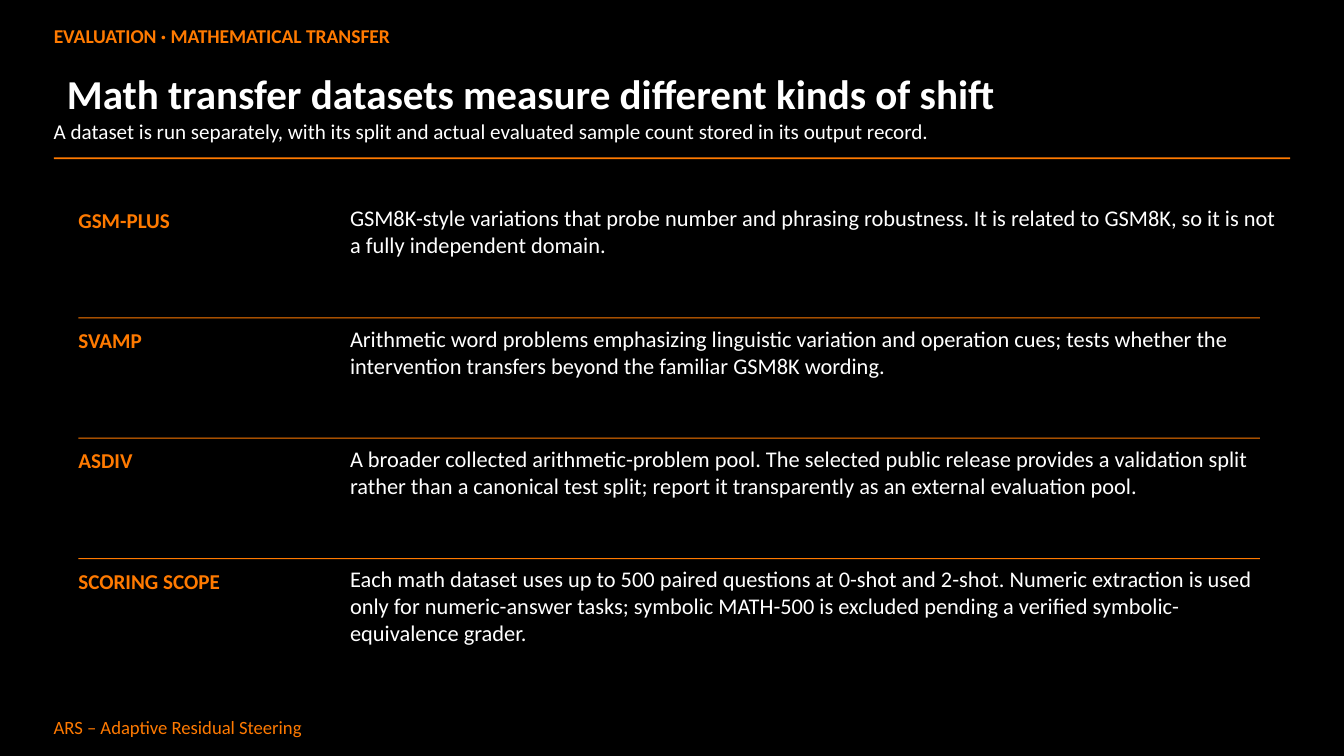
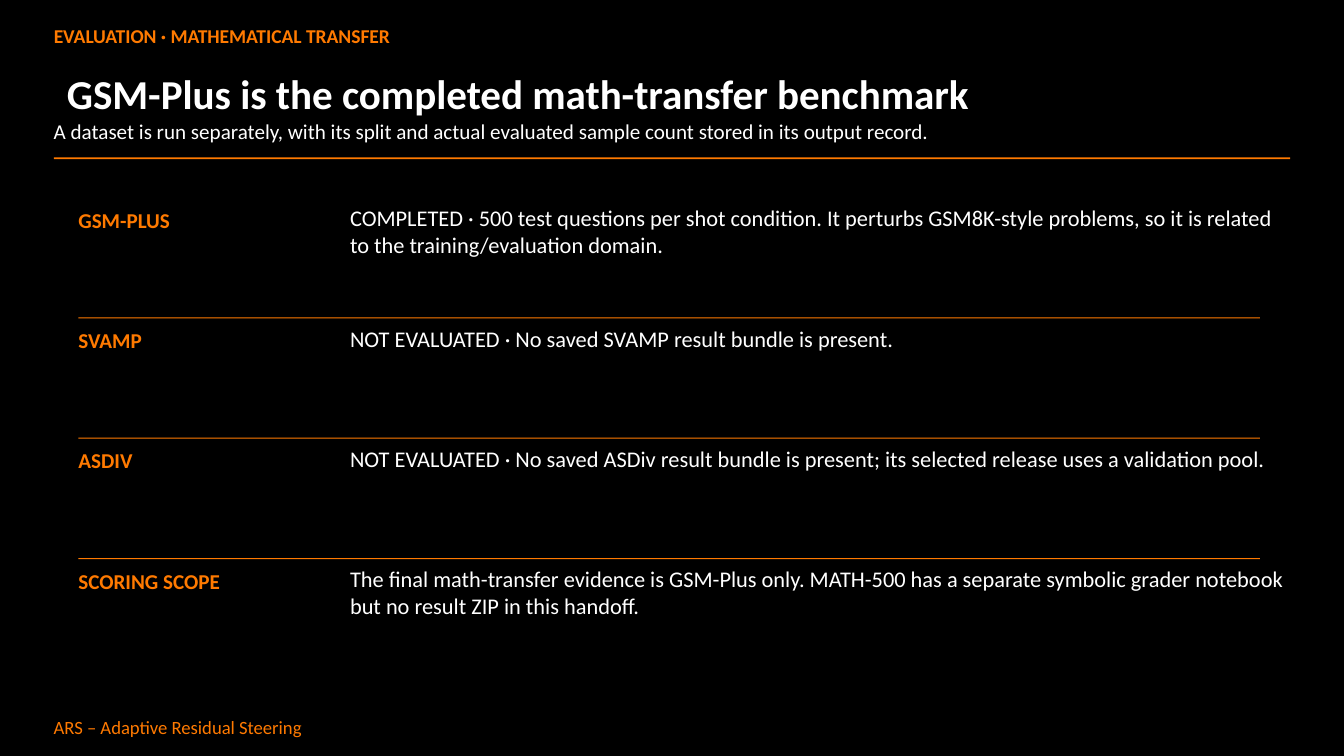
Before and after one commit to Abdullah182155/adaptive-residual-steering, a slide deck: slide 32 of ARS_Research_Presentation.pptx. Drawn at 1344x756 pixels with LibreOffice and Linux fonts; fonts in the diff are those of the drawing. Boxes give left, top, right and bottom in pixels: in the first picture for what was removed or moved away, otherwise in the second. Text is boxed around its words. In the diff, an @@ line names an element or a change of style, - is before the commit and + after.

Commit message:
docs: finalize research handoff and presentation
Record the completed benchmark evidence, release provenance, limitations, and references alongside the reviewed research deck.

```diff
--- a/ARS_Research_Presentation.pptx
+++ b/ARS_Research_Presentation.pptx
@@ title at (67,80,969,116): text changed @@
-Math transfer datasets measure different kinds of shift
+GSM-Plus is the completed math-transfer benchmark
@@ text at (350,210,1271,257): text changed @@
-GSM8K-style variations that probe number and phrasing robustness. It is related to GSM8K, so it is not a fully independent domain.
+COMPLETED · 500 test questions per shot condition. It perturbs GSM8K-style problems, so it is related to the training/evaluation domain.
@@ text at (350,331,893,351): text changed @@
-Arithmetic word problems emphasizing linguistic variation and operation cues; tests whether the intervention transfers beyond the familiar GSM8K wording.
+NOT EVALUATED · No saved SVAMP result bundle is present.
@@ text at (350,451,1264,471): text changed @@
-A broader collected arithmetic-problem pool. The selected public release provides a validation split rather than a canonical test split; report it transparently as an external evaluation pool.
+NOT EVALUATED · No saved ASDiv result bundle is present; its selected release uses a validation pool.
@@ text at (350,571,1282,614): text changed @@
-Each math dataset uses up to 500 paired questions at 0-shot and 2-shot. Numeric extraction is used only for numeric-answer tasks; symbolic MATH-500 is excluded pending a verified symbolic-equivalence grader.
+The final math-transfer evidence is GSM-Plus only. MATH-500 has a separate symbolic grader notebook but no result ZIP in this handoff.
```
Also in this commit, not shown: 7 other slides changed, 15 slides added, 9 slides removed, 12 other files.
